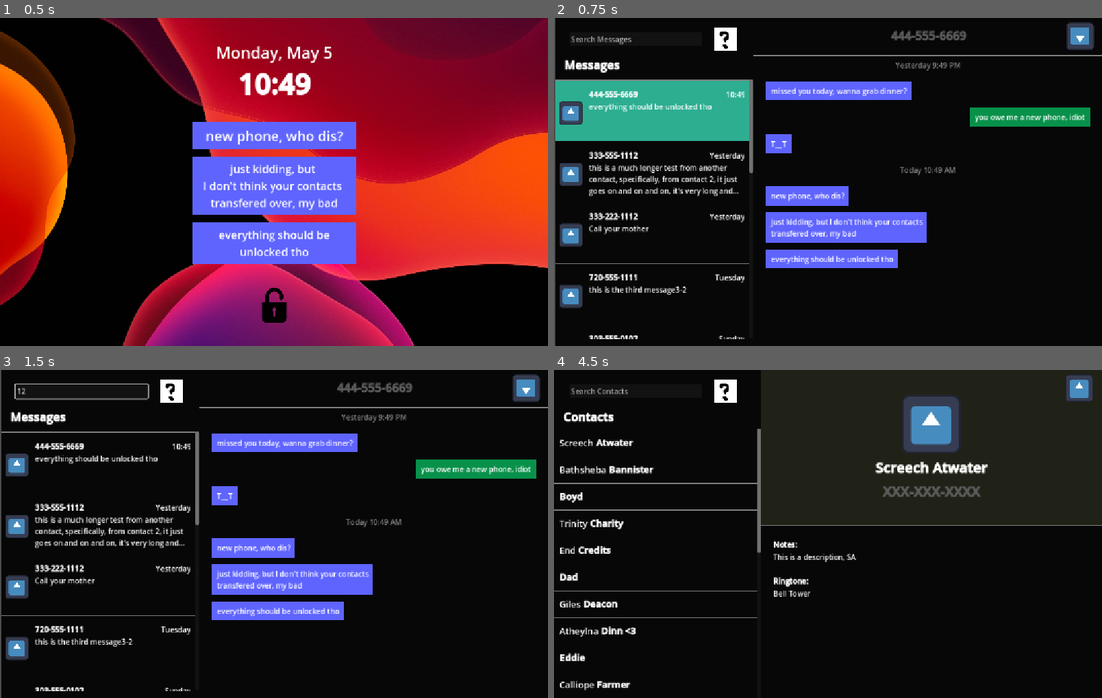
Above: before the commit, frames 1-4 (two rows, left to right).
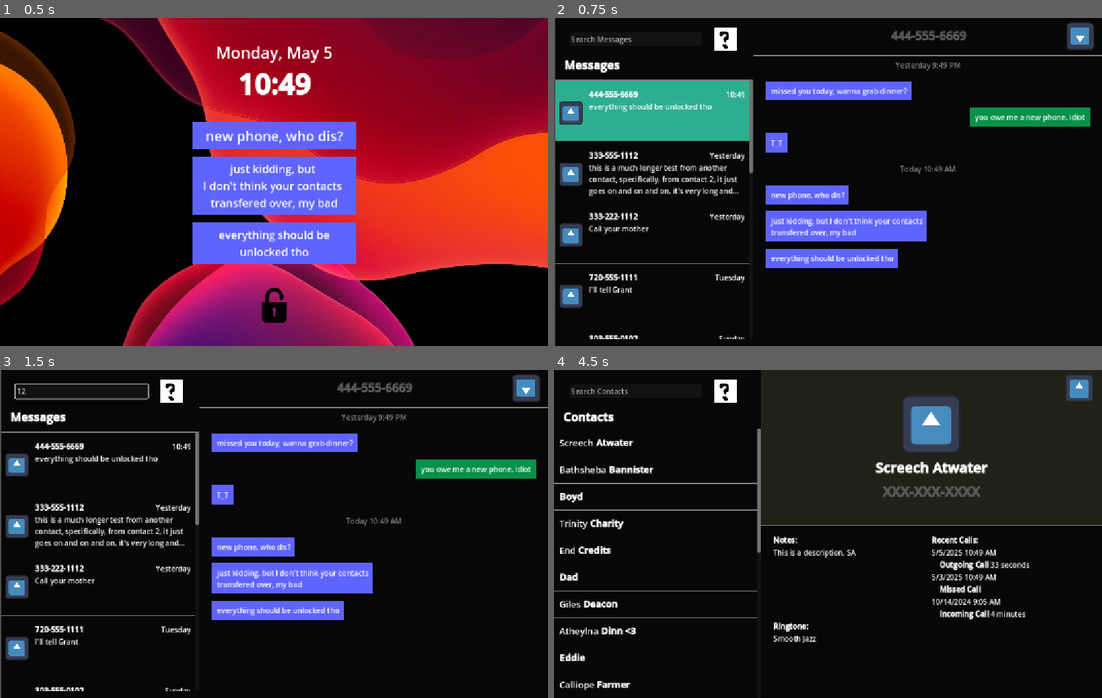
Above: after the commit, the same moments.

Repository: cyschneck/new-phone-who-dis
Game: Godot game, scene res://scenes/_main/start_menu.tscn
Same seed, same stepped clock (60 frames per second), same inputs: the game is played once before the commit and once after it. The engine's default icon, where the game draws it, is replaced by a stand-in: a white triangle on a blue panel in a dark square.
Inputs (mouse positions are in pixels of both pictures, inside the frame that each line leads up to):
- Up to frame 1 (0.5 s): no input
- Up to frame 2 (0.75 s): click (828, 306) at 0.5 s
- Up to frame 3 (1.5 s): click (82, 389) at 1.27 s; type "12" at 1.35 s
- Up to frame 4 (4.5 s): click (652, 461) at 2.02 s; click (723, 389) at 2.75 s; click "Got it" at 3.5 s; click (1080, 389) at 4.25 s

Frame 1 is identical in both runs. In frame 2, 1.5% of the frame differs, in the area x 6-74%, y 35-85%; in frame 3, 1.5%; in frame 4, 2.1%, in the area x 40-87%, y 50-84%.

Commit message:
set guess name, ringtone, recent calls

Diff:
--- a/new-phone-who-dis/data/contact_list.json
+++ b/new-phone-who-dis/data/contact_list.json
@@ -5,6 +5,12 @@
 		"icon": "icon_path",
 		"description": "This is a description, IH",
 		"number": "111-111-1111",
+		"ringtone": "Smooth Jazz",
+		"recent_calls": {
+			"5/5/2025 10:49 AM": "Outgoing Call 33 seconds",
+			"5/3/2025 10:49 AM": "Missed Call",
+			"10/14/2024 9:05 AM": "Incoming Call 4 minutes"
+		}
 	},
 	"contact 2": {
 		"first_name": "Echo",
@@ -12,6 +18,12 @@
 		"icon": "icon_path",
 		"description": "This is a description, EW",
 		"number": "303-891-0123",
+		"ringtone": "Rock and Roll",
+		"recent_calls": {
+			"5/5/2025 10:49 AM": "Outgoing Call 33 seconds",
+			"5/3/2025 10:49 AM": "Missed Call",
+			"10/14/2024 9:05 AM": "Incoming Call 4 minutes"
+		}
 	},
 	"contact 3": {
 		"first_name": "Grant",
@@ -19,6 +31,12 @@
 		"icon": "icon_path",
 		"description": "This is a description, GM, roommate",
 		"number": "303-333-333",
+		"ringtone": "Bell Tower",
+		"recent_calls": {
+			"5/5/2025 10:49 AM": "Outgoing Call 33 seconds",
+			"5/3/2025 10:49 AM": "Missed Call",
+			"10/14/2024 9:05 AM": "Incoming Call 4 minutes"
+		}
 	},
 	"contact 4": {
 		"first_name": "Dough",
@@ -26,6 +44,12 @@
 		"icon": "icon_path",
 		"description": "This is a description, DN, job",
 		"number": "303-444-4444",
+		"ringtone": "Smooth Jazz",
+		"recent_calls": {
+			"5/5/2025 10:49 AM": "Outgoing Call 33 seconds",
+			"5/3/2025 10:49 AM": "Missed Call",
+			"10/14/2024 9:05 AM": "Incoming Call 4 minutes"
+		}
 	},
 	"contact 5": {
 		"first_name": "Naval Observatory Standard Time",
@@ -33,6 +57,12 @@
 		"icon": "icon_path",
 		"description": "This is a description, StandardTime",
 		"number": "202-762-1401",
+		"ringtone": "Smooth Jazz",
+		"recent_calls": {
+			"5/5/2025 10:49 AM": "Outgoing Call 33 seconds",
+			"5/3/2025 10:49 AM": "Missed Call",
+			"10/14/2024 9:05 AM": "Incoming Call 4 minutes"
+		}
 	},
 	"contact 6": {
 		"first_name": "Poison Control",
@@ -40,6 +70,12 @@
 		"icon": "icon_path",
 		"description": "This is a description, poison",
 		"number": "800-222-1222",
+		"ringtone": "Smooth Jazz",
+		"recent_calls": {
+			"5/5/2025 10:49 AM": "Outgoing Call 33 seconds",
+			"5/3/2025 10:49 AM": "Missed Call",
+			"10/14/2024 9:05 AM": "Incoming Call 4 minutes"
+		}
 	},
 	"contact 7": {
 		"first_name": "Eddie",
@@ -47,6 +83,12 @@
 		"icon": "icon_path",
 		"description": "Ignore his lies",
 		"number": "303-777-777",
+		"ringtone": "Smooth Jazz",
+		"recent_calls": {
+			"5/5/2025 10:49 AM": "Outgoing Call 33 seconds",
+			"5/3/2025 10:49 AM": "Missed Call",
+			"10/14/2024 9:05 AM": "Incoming Call 4 minutes"
+		}
 	},
 	"contact 8": {
 		"first_name": "Screech",
@@ -54,6 +96,12 @@
 		"icon": "icon_path",
 		"description": "This is a description, SA",
 		"number": "303-888-8886",
+		"ringtone": "Smooth Jazz",
+		"recent_calls": {
+			"5/5/2025 10:49 AM": "Outgoing Call 33 seconds",
+			"5/3/2025 10:49 AM": "Missed Call",
+			"10/14/2024 9:05 AM": "Incoming Call 4 minutes"
+		}
 	},
 	"contact 9": {
 		"first_name": "Sigrith",
@@ -61,6 +109,12 @@
 		"icon": "icon_path",
 		"description": "This is a description, SL",
 		"number": "303-833-3388",
+		"ringtone": "Smooth Jazz",
+		"recent_calls": {
+			"5/5/2025 10:49 AM": "Outgoing Call 33 seconds",
+			"5/3/2025 10:49 AM": "Missed Call",
+			"10/14/2024 9:05 AM": "Incoming Call 4 minutes"
+		}
 	},
 	"contact 10": {
 		"first_name": "Bathsheba",
@@ -68,6 +122,12 @@
 		"icon": "icon_path",
 		"description": "This is a description, BB",
 		"number": "999-999-9999",
+		"ringtone": "Smooth Jazz",
+		"recent_calls": {
+			"5/5/2025 10:49 AM": "Outgoing Call 33 seconds",
+			"5/3/2025 10:49 AM": "Missed Call",
+			"10/14/2024 9:05 AM": "Incoming Call 4 minutes"
+		}
 	},
 	"contact 11": {
 		"first_name": "Atheylna",
@@ -75,6 +135,12 @@
 		"icon": "icon_path",
 		"description": "This is a description, AD",
 		"number": "444-555-6669",
+		"ringtone": "Smooth Jazz",
+		"recent_calls": {
+			"5/5/2025 10:49 AM": "Outgoing Call 33 seconds",
+			"5/3/2025 10:49 AM": "Missed Call",
+			"10/14/2024 9:05 AM": "Incoming Call 4 minutes"
+		}
 	},
 	"contact 12": {
 		"first_name": "Sabine",
@@ -82,6 +148,12 @@
 		"icon": "icon_path",
 		"description": "This is a description, sabine",
 		"number": "111-222-4444",
+		"ringtone": "Smooth Jazz",
+		"recent_calls": {
+			"5/5/2025 10:49 AM": "Outgoing Call 33 seconds",
+			"5/3/2025 10:49 AM": "Missed Call",
+			"10/14/2024 9:05 AM": "Incoming Call 4 minutes"
+		}
 	},
 	"contact 13": {
 		"first_name": "Calliope",
@@ -89,6 +161,12 @@
 		"icon": "icon_path",
 		"description": "This is a description, CF",
 		"number": "666-666-4444",
+		"ringtone": "Smooth Jazz",
+		"recent_calls": {
+			"5/5/2025 10:49 AM": "Outgoing Call 33 seconds",
+			"5/3/2025 10:49 AM": "Missed Call",
+			"10/14/2024 9:05 AM": "Incoming Call 4 minutes"
+		}
 	},
 	"contact 14": {
 		"first_name": "Ishmael",
@@ -96,6 +174,12 @@
 		"icon": "icon_path",
 		"description": "This is a description, IM",
 		"number": "191-929-4444",
+		"ringtone": "Smooth Jazz",
+		"recent_calls": {
+			"5/5/2025 10:49 AM": "Outgoing Call 33 seconds",
+			"5/3/2025 10:49 AM": "Missed Call",
+			"10/14/2024 9:05 AM": "Incoming Call 4 minutes"
+		}
 	},
 	"contact 15": {
 		"first_name": "Trinity",
@@ -103,6 +187,12 @@
 		"icon": "icon_path",
 		"description": "This is a description, TC",
 		"number": "202-444-5943",
+		"ringtone": "Smooth Jazz",
+		"recent_calls": {
+			"5/5/2025 10:49 AM": "Outgoing Call 33 seconds",
+			"5/3/2025 10:49 AM": "Missed Call",
+			"10/14/2024 9:05 AM": "Incoming Call 4 minutes"
+		}
 	},
 	"contact 16": {
 		"first_name": "Giles",
@@ -110,6 +200,12 @@
 		"icon": "icon_path",
 		"description": "This is a description, GD, stepdad",
 		"number": "333-222-1112",
+		"ringtone": "Smooth Jazz",
+		"recent_calls": {
+			"5/5/2025 10:49 AM": "Outgoing Call 33 seconds",
+			"5/3/2025 10:49 AM": "Missed Call",
+			"10/14/2024 9:05 AM": "Incoming Call 4 minutes"
+		}
 	},
 	"contact 17": {
 		"first_name": "Mom",
@@ -117,6 +213,12 @@
 		"icon": "icon_path",
 		"description": "This is description, mom",
 		"number": "333-555-1112",
+		"ringtone": "Smooth Jazz",
+		"recent_calls": {
+			"5/5/2025 10:49 AM": "Outgoing Call 33 seconds",
+			"5/3/2025 10:49 AM": "Missed Call",
+			"10/14/2024 9:05 AM": "Incoming Call 4 minutes"
+		}
 	},
 	"contact 18": {
 		"first_name": "Dad",
@@ -124,6 +226,12 @@
 		"icon": "icon_path",
 		"description": "Dad",
 		"number": "720-555-0220",
+		"ringtone": "Smooth Jazz",
+		"recent_calls": {
+			"5/5/2025 10:49 AM": "Outgoing Call 33 seconds",
+			"5/3/2025 10:49 AM": "Missed Call",
+			"10/14/2024 9:05 AM": "Incoming Call 4 minutes"
+		}
 	},
 	"contact 19": {
 		"first_name": "Oma",
@@ -131,6 +239,12 @@
 		"icon": "icon_path",
 		"description": "This is a description, grandmother",
 		"number": "999-555-9999",
+		"ringtone": "Smooth Jazz",
+		"recent_calls": {
+			"5/5/2025 10:49 AM": "Outgoing Call 33 seconds",
+			"5/3/2025 10:49 AM": "Missed Call",
+			"10/14/2024 9:05 AM": "Incoming Call 4 minutes"
+		}
 	},
 	"contact 20": {
 		"first_name": "Tim and Mary",
@@ -138,6 +252,12 @@
 		"icon": "icon_path",
 		"description": "Landlords",
 		"number": "720-555-1111",
+		"ringtone": "Smooth Jazz",
+		"recent_calls": {
+			"5/5/2025 10:49 AM": "Outgoing Call 33 seconds",
+			"5/3/2025 10:49 AM": "Missed Call",
+			"10/14/2024 9:05 AM": "Incoming Call 4 minutes"
+		}
 	},
 	"contact 21": {
 		"first_name": "Boyd",
@@ -145,6 +265,12 @@
 		"icon": "icon_path",
 		"description": "Brother",
 		"number": "303-555-0102",
+		"ringtone": "Smooth Jazz",
+		"recent_calls": {
+			"5/5/2025 10:49 AM": "Outgoing Call 33 seconds",
+			"5/3/2025 10:49 AM": "Missed Call",
+			"10/14/2024 9:05 AM": "Incoming Call 4 minutes"
+		}
 	},
 	"contact 22": {
 		"first_name": "End",
@@ -152,5 +278,9 @@
 		"icon": "icon_path",
 		"description": "End Credits",
 		"number": "555-555-5555",
+		"ringtone": "Smooth Jazz",
+		"recent_calls": {
+			"5/3/2025 10:49 AM": "Missed Call",
+		}
 	},
 }
--- a/new-phone-who-dis/data/messages.json
+++ b/new-phone-who-dis/data/messages.json
@@ -5,7 +5,7 @@
 		"5/4/2025 Sunday 9:49 PM": {
 		  "sender1": "missed you today, wanna grab dinner?",
 		  "caller1": "you owe me a new phone, idiot",
-		  "sender2": "T﹏T",
+		  "sender2": "T_T",
 		},
 		"5/5/2025 Monday 10:49 AM": {
 		  "sender1": "new phone, who dis?",
@@ -44,9 +44,9 @@
 	"contact_name": "Tim and Mary Fisher",
 	"messages": {
 		"4/29/2025 Tuesday 3:33 PM": {
-		  "sender1": "contact 4",
+		  "sender1": "checks due on the 30th",
 		  "sender2": "please make them effective by the first of march if you can...",
-		  "caller1": "this is the third message3-2"
+		  "caller1": "I'll tell Grant"
 	}
 	}
   },
@@ -55,7 +55,10 @@
 	"messages": {
 		"4/29/2025 Sunday 11:41 AM": {
 		  "sender1": "Miss you",
-		  "sender2": "Miss you",
+		  "sender2": "Miss you"
+		},
+		"4/29/2025 Sunday 1:41 PM": {
+		  "caller1": "yeah I bet",
 		}
 	}
   },
@@ -126,7 +129,7 @@
 			"caller1": "Aw, thanks :)"
 		},
 		"10/14/2023 Saturday 12:11 PM": {
-			"sender1": "Happy Birthday",
+			"sender1": "Happy Birthday :)",
 			"caller1": ":)"
 		},
 		"12/20/2024 Firday 10:05 AM": {
--- a/new-phone-who-dis/scenes/_main/contacts.tscn
+++ b/new-phone-who-dis/scenes/_main/contacts.tscn
@@ -1,10 +1,11 @@
-[gd_scene load_steps=9 format=3 uid="uid://ccvwhhb8t2b4t"]
+[gd_scene load_steps=10 format=3 uid="uid://ccvwhhb8t2b4t"]
 
 [ext_resource type="Script" uid="uid://cfmtt801jgikh" path="res://scripts/contacts/contacts_manager.gd" id="1_wdjsl"]
 [ext_resource type="Texture2D" uid="uid://cgh3l5dsp78rp" path="res://images/faq_button.png" id="2_wdjsl"]
 [ext_resource type="Script" uid="uid://bmfqpev5q4mic" path="res://scripts/managers/faq_button.gd" id="3_wdjsl"]
 [ext_resource type="PackedScene" uid="uid://c5rfdd52g1a61" path="res://scenes/contacts/contact_name.tscn" id="4_q0cfa"]
 [ext_resource type="Texture2D" uid="uid://dlvsclu2wa70u" path="res://images/icon.svg" id="5_0si4w"]
+[ext_resource type="PackedScene" uid="uid://df3so81e18l2e" path="res://scenes/contacts/call_description.tscn" id="6_3nqok"]
 [ext_resource type="Script" uid="uid://da3kvyqflppek" path="res://scripts/contacts/return_to_messages.gd" id="6_gt0pa"]
 [ext_resource type="PackedScene" uid="uid://dy6mcnphodghq" path="res://scenes/contacts/popup_value.tscn" id="7_iprsr"]
 
@@ -233,6 +234,7 @@
 vertical_alignment = 1
 
 [node name="SelectNumber" type="Button" parent="BackgroundColor/FullContactRight/TopFrame/HeaderContact/Phone Number"]
+unique_name_in_owner = true
 layout_mode = 1
 anchors_preset = 15
 anchor_right = 1.0
@@ -268,44 +270,62 @@
 grow_horizontal = 2
 grow_vertical = 2
 theme_override_constants/margin_left = 30
-theme_override_constants/margin_top = 30
+theme_override_constants/margin_top = 20
 theme_override_constants/margin_right = 30
 theme_override_constants/margin_bottom = 30
 
-[node name="BottomDescriptions" type="VBoxContainer" parent="BackgroundColor/FullContactRight/BottomFrame/MarginContainer"]
-layout_mode = 2
-theme_override_constants/separation = 30
-
-[node name="Notes" type="VBoxContainer" parent="BackgroundColor/FullContactRight/BottomFrame/MarginContainer/BottomDescriptions"]
-layout_mode = 2
-
-[node name="Notes" type="RichTextLabel" parent="BackgroundColor/FullContactRight/BottomFrame/MarginContainer/BottomDescriptions/Notes"]
+[node name="BottomDescription" type="GridContainer" parent="BackgroundColor/FullContactRight/BottomFrame/MarginContainer"]
+layout_mode = 2
+columns = 2
+
+[node name="NotesDescription" type="VBoxContainer" parent="BackgroundColor/FullContactRight/BottomFrame/MarginContainer/BottomDescription"]
+layout_mode = 2
+size_flags_horizontal = 3
+
+[node name="Notes" type="RichTextLabel" parent="BackgroundColor/FullContactRight/BottomFrame/MarginContainer/BottomDescription/NotesDescription"]
 layout_mode = 2
 bbcode_enabled = true
 text = "[b]Notes:[/b]"
 fit_content = true
 
-[node name="Description" type="RichTextLabel" parent="BackgroundColor/FullContactRight/BottomFrame/MarginContainer/BottomDescriptions/Notes"]
-layout_mode = 2
-text = "Text Description"
-fit_content = true
-
-[node name="Ringtone" type="VBoxContainer" parent="BackgroundColor/FullContactRight/BottomFrame/MarginContainer/BottomDescriptions"]
-layout_mode = 2
-
-[node name="Ringtone" type="RichTextLabel" parent="BackgroundColor/FullContactRight/BottomFrame/MarginContainer/BottomDescriptions/Ringtone"]
+[node name="Description" type="RichTextLabel" parent="BackgroundColor/FullContactRight/BottomFrame/MarginContainer/BottomDescription/NotesDescription"]
+layout_mode = 2
+text = "Text Description Text Description Text Description Text Description Text Description Text Description "
+fit_content = true
+
+[node name="RecentCalls" type="VBoxContainer" parent="BackgroundColor/FullContactRight/BottomFrame/MarginContainer/BottomDescription"]
+layout_mode = 2
+size_flags_horizontal = 3
+
+[node name="RecentCalls" type="RichTextLabel" parent="BackgroundColor/FullContactRight/BottomFrame/MarginContainer/BottomDescription/RecentCalls"]
+layout_mode = 2
+bbcode_enabled = true
+text = "[b]Recent Calls:[/b]"
+fit_content = true
+
+[node name="CallDescription" parent="BackgroundColor/FullContactRight/BottomFrame/MarginContainer/BottomDescription/RecentCalls" instance=ExtResource("6_3nqok")]
+layout_mode = 2
+text = "May 5, 2025"
+
+[node name="CallDescription2" parent="BackgroundColor/FullContactRight/BottomFrame/MarginContainer/BottomDescription/RecentCalls" instance=ExtResource("6_3nqok")]
+layout_mode = 2
+
+[node name="CallDescription3" parent="BackgroundColor/FullContactRight/BottomFrame/MarginContainer/BottomDescription/RecentCalls" instance=ExtResource("6_3nqok")]
+layout_mode = 2
+
+[node name="Ringtone" type="VBoxContainer" parent="BackgroundColor/FullContactRight/BottomFrame/MarginContainer/BottomDescription"]
+layout_mode = 2
+
+[node name="Ringtone" type="RichTextLabel" parent="BackgroundColor/FullContactRight/BottomFrame/MarginContainer/BottomDescription/Ringtone"]
 layout_mode = 2
 bbcode_enabled = true
 text = "[b]Ringtone:[/b]"
 fit_content = true
 
-[node name="Description" type="RichTextLabel" parent="BackgroundColor/FullContactRight/BottomFrame/MarginContainer/BottomDescriptions/Ringtone"]
+[node name="Description" type="RichTextLabel" parent="BackgroundColor/FullContactRight/BottomFrame/MarginContainer/BottomDescription/Ringtone"]
 layout_mode = 2
 text = "Bell Tower"
 fit_content = true
-
-[node name="ColorRect" type="ColorRect" parent="BackgroundColor/FullContactRight/BottomFrame/MarginContainer/BottomDescriptions/Ringtone"]
-layout_mode = 2
 
 [node name="ReturnToMessages" type="TextureButton" parent="BackgroundColor/FullContactRight"]
 layout_mode = 1
--- a/new-phone-who-dis/scenes/_main/messages.tscn
+++ b/new-phone-who-dis/scenes/_main/messages.tscn
@@ -11,6 +11,11 @@
 [ext_resource type="PackedScene" uid="uid://dyfduqub1pf0c" path="res://scenes/messages/timestamp_text.tscn" id="8_bdw3y"]
 [ext_resource type="PackedScene" uid="uid://dnd2uyg2ruxms" path="res://scenes/messages/caller_green_text.tscn" id="9_sgs8y"]
 [ext_resource type="PackedScene" uid="uid://dj7e465on4uhf" path="res://scenes/messages/popup_messages_name.tscn" id="11_bdw3y"]
+
+[sub_resource type="StyleBoxEmpty" id="StyleBoxEmpty_bdw3y"]
+
+[sub_resource type="StyleBoxFlat" id="StyleBoxFlat_d67uv"]
+bg_color = Color(0.340499, 0.640178, 0.794363, 1)
 
 [sub_resource type="GDScript" id="GDScript_dvosh"]
 script/source = "extends Control
@@ -190,6 +195,8 @@
 offset_right = -277.0
 grow_horizontal = 2
 grow_vertical = 2
+theme_override_styles/focus = SubResource("StyleBoxEmpty_bdw3y")
+theme_override_styles/hover = SubResource("StyleBoxFlat_d67uv")
 flat = true
 
 [node name="HSeparator" type="HSeparator" parent="BackgroundColor/MessageFieldRight/Header"]
--- /dev/null
+++ b/new-phone-who-dis/scenes/contacts/call_description.tscn
@@ -0,0 +1,8 @@
+[gd_scene format=3 uid="uid://df3so81e18l2e"]
+
+[node name="CallDescription" type="RichTextLabel"]
+bbcode_enabled = true
+text = "3:43 PM	[b]Incoming Call[/b]
+	23 seconds"
+fit_content = true
+scroll_active = false
--- a/new-phone-who-dis/scenes/contacts/contact_name.tscn
+++ b/new-phone-who-dis/scenes/contacts/contact_name.tscn
@@ -32,5 +32,4 @@
 toggle_mode = true
 flat = true
 
-[connection signal="mouse_entered" from="." to="." method="_on_mouse_entered"]
 [connection signal="pressed" from="Button" to="." method="_on_button_pressed"]
--- a/new-phone-who-dis/scripts/contacts/contact_name.gd
+++ b/new-phone-who-dis/scripts/contacts/contact_name.gd
@@ -5,9 +5,16 @@
 var icon_path: String
 var description: String
 var number: String
+var ringtone: String
+var recent_calls_dict: Dictionary
+
+const CALL_DESCRIPTION = preload("res://scenes/contacts/call_description.tscn")
 
 # When Contact on Left is Selected
 func _on_button_pressed() -> void:
+	set_contact()
+
+func set_contact() -> void:
 	var contacts_manager = get_tree().get_nodes_in_group("managers")[0]
 
 	# if popup still open, close
@@ -15,12 +22,46 @@
 
 	# Setting up contact name in main panel
 	var contact_header = contacts_manager.full_contact_right.get_child(1).get_child(1)
-	contact_header.get_child(1).text = "[b]" + self.name + "[/b]"
+	var header = contact_header.get_child(1)
+	header.text = "[b]" + self.name + "[/b]"
 
 	# Setup contact number selected or default
 	var guess_num = contacts_manager.return_guess_number(self.name)
-	contact_header.get_child(2).text = "[b]" + guess_num + "[/b]"
+	var phone_num = contact_header.get_child(2)
+	phone_num.text = "[b]" + guess_num + "[/b]"
+
+	# Phone number default
+	phone_num.get_child(0).disabled = false
+	phone_num["theme_override_colors/default_color"] = Color("#5a5a5a") # Grey
 
 	# Setting up contact description
 	var bottom_description = contacts_manager.full_contact_right.get_child(2).get_child(0).get_child(0)
-	bottom_description.get_child(0).get_child(1).text = description
+	var contact_description = bottom_description.get_child(0).get_child(1)
+	contact_description.text = description
+
+	# remove placeholder recent calls
+	var recent_calls_datetime = contacts_manager.full_contact_right.get_child(2).get_child(0).get_child(0).get_child(1)
+	for call_child in recent_calls_datetime.get_children():
+		call_child.queue_free()
+
+	# Setting up Recent Calls
+	var recent_calls_header = CALL_DESCRIPTION.instantiate()
+	recent_calls_header.text = "[b]Recent Calls:[/b]"
+	recent_calls_datetime.add_child(recent_calls_header)
+
+	for date in recent_calls_dict.keys():
+		var date_description = CALL_DESCRIPTION.instantiate()
+		date_description.text = date
+		recent_calls_datetime.add_child(date_description)
+		var recent_call = CALL_DESCRIPTION.instantiate()
+		var call_value = recent_calls_dict[date].split(" ")
+		var call_type = call_value[0] + " " + call_value[1]
+		var call_length = ""
+		if len(call_value) > 2:
+			call_length = call_value[-2] + " " + call_value[-1]
+		recent_call.text = "\t[b]" + call_type + "[/b] " + call_length
+		recent_calls_datetime.add_child(recent_call)
+
+	# Setting up Ringtone
+	var ring_tone = bottom_description.get_child(2).get_child(1)
+	ring_tone.text = ringtone
--- a/new-phone-who-dis/scripts/contacts/contacts_manager.gd
+++ b/new-phone-who-dis/scripts/contacts/contacts_manager.gd
@@ -29,6 +29,7 @@
 	contact_list.add_child(new_h_sep)
 
 	# Display contacts in order
+	var first_contact
 	for contact in GameManager.sorted_contacts:
 		var new_contact_name = CONTACT_NAME_PREFAB.instantiate()
 		var contact_full_name = GameManager.contact_ordering[contact]
@@ -53,6 +54,8 @@
 		new_contact_name.icon_path = contact_data["icon"]
 		new_contact_name.description = contact_data["description"]
 		new_contact_name.number = contact_data["number"]
+		new_contact_name.ringtone = contact_data["ringtone"]
+		new_contact_name.recent_calls_dict = contact_data["recent_calls"]
 
 		contact_list.add_child(new_contact_name)
 		var add_h_sep = HSeparator.new()
@@ -60,18 +63,10 @@
 
 		if contact == GameManager.sorted_contacts[0]:
 			# setup default contact based on first in list
-			set_default_starter(new_contact_name)
+			first_contact = new_contact_name
 
-func set_default_starter(first_contact: Node) -> void:
-	# set up the default contact being displayed on start
-	var contact_header = full_contact_right.get_child(1).get_child(1)
-	contact_header.get_child(1).text = "[b]" + first_contact.name + "[/b]"
-
-	var description_notes = full_contact_right.get_child(2).get_child(0).get_child(0)
-	description_notes.get_child(0).get_child(1).text = first_contact.description
-
-	var guess_num = return_guess_number(first_contact.name)
-	contact_header.get_child(2).text = "[b]" + guess_num + "[/b]"
+	# select first contact
+	first_contact.set_contact()
 
 func return_guess_number(contact_name: String) -> String:
 	var guess_number = "XXX-XXX-XXXX" # default
--- a/new-phone-who-dis/scripts/contacts/select_number_on_popup.gd
+++ b/new-phone-who-dis/scripts/contacts/select_number_on_popup.gd
@@ -5,12 +5,14 @@
 	var contacts_manager = get_tree().get_nodes_in_group("managers")[0]
 	var header = contacts_manager.full_contact_right.get_child(1).get_child(1)
 	var header_contact_name = header.get_child(1).text
+
 	# remove bold text from string when saving
 	var header_with_bold = (header_contact_name).replace("[b]", "")
 	header_with_bold = header_with_bold.replace("[/b]", "")
 	var number_without_bold = (self.text).replace("[b]", "")
 	number_without_bold = number_without_bold.replace("[/b]", "")
 
+	# set default number if Unknown
 	if number_without_bold == "Unknown":
 		number_without_bold = "XXX-XXX-XXXX"
 
@@ -22,4 +24,18 @@
 	GameManager.set_guess_dictionary(number_without_bold, header_with_bold)
 
 	# Set New Header Number
-	header.get_child(2).text = "[b]" + number_without_bold + "[/b]"
+	var header_phone_num = header.get_child(2)
+	header_phone_num.text = "[b]" + number_without_bold + "[/b]"
+	is_correct_number(header_with_bold)
+
+func is_correct_number(contact_name: String) -> void:
+	# check if the current number is guess
+	# set header to white, disable button
+	var contacts_manager = get_tree().get_nodes_in_group("managers")[0]
+	if contact_name in GameManager.correct_and_sync_list:
+		var contact_header = contacts_manager.full_contact_right.get_child(1).get_child(1)
+		var phone_num = contact_header.get_child(2)
+		phone_num["theme_override_colors/default_color"] = Color("White")
+		phone_num.get_child(0).disabled = true
+		# turn off popup
+		contacts_manager.phone_select_popup.visible = false
--- a/new-phone-who-dis/scripts/messages/select_message.gd
+++ b/new-phone-who-dis/scripts/messages/select_message.gd
@@ -88,19 +88,6 @@
 
 	return datetime_string
 
-func set_messages_header() -> void:
-	# set the header based on contact name
-	var message_manager = get_tree().get_nodes_in_group("managers")[0]
-	var current_guess = GameManager.guess_name_with_number_dict[contact_number]
-	current_guess = "[b]" + current_guess + "[/b]"
-
-	# set main header
-	var header = message_manager.message_field_right.get_child(1).get_child(0)
-	header.text = current_guess
-
-	# set contact field on left
-	var contact_field = self.get_child(1).get_child(0).get_child(0).get_child(0)
-	contact_field.text = current_guess
 
 func split_message(full_message: String) -> String:
 	# split text after XX characters, but without splitting up a word
@@ -121,3 +108,33 @@
 		full_length += 1
 		current_index += 1
 	return new_split_text
+
+func set_messages_header() -> void:
+	# set the header based on contact name
+	var message_manager = get_tree().get_nodes_in_group("managers")[0]
+	var current_guess = GameManager.guess_name_with_number_dict[contact_number]
+
+	# set main header
+	var header = message_manager.message_field_right.get_child(1).get_child(0)
+	var bold_guess = "[b]" + current_guess + "[/b]"
+	header.text = bold_guess
+
+	# set correct contact header to white and disabled
+	header.get_child(0).disabled = false
+	header["theme_override_colors/default_color"] = Color("#5a5a5a") # Grey
+	correct_header(current_guess)
+
+	# set contact field on left
+	var contact_field = self.get_child(1).get_child(0).get_child(0).get_child(0)
+	contact_field.text = bold_guess
+
+func correct_header(contact_name: String) -> void:
+	# update the header when headers are correct
+	# set header to white, disable button
+	var message_manager = get_tree().get_nodes_in_group("managers")[0]
+	if contact_name in GameManager.correct_and_sync_list:
+		var header = message_manager.message_field_right.get_child(1).get_child(0)
+		header["theme_override_colors/default_color"] = Color("White")
+		header.get_child(0).disabled = true
+		# turn off popup
+		message_manager.select_contact_popup.visible = false
Not shown: 1 places in new-phone-who-dis/scenes/_main/messages.tscn that only renumber resources
